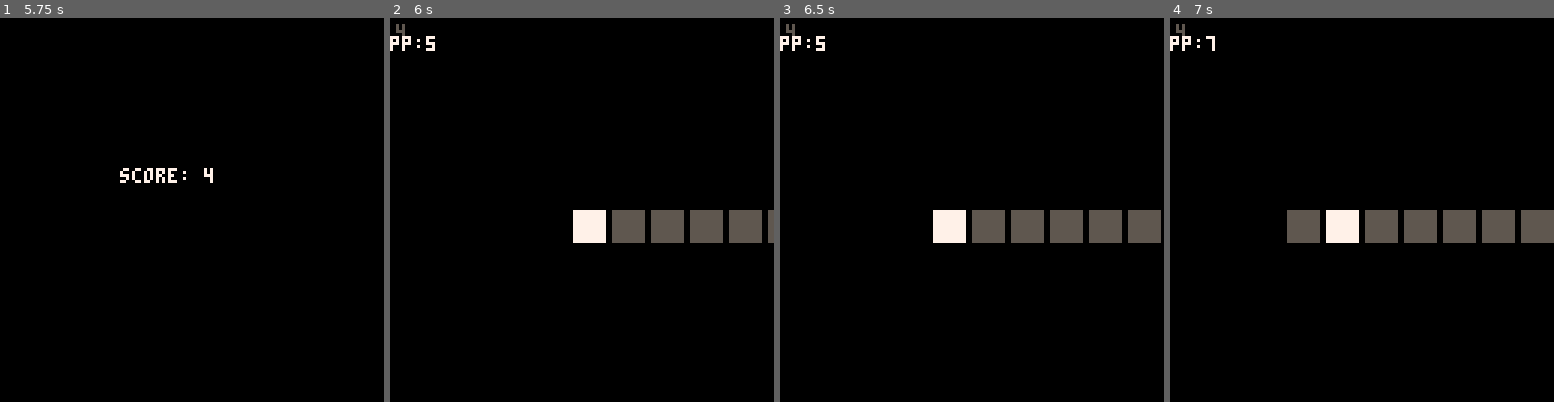
Above: before the commit, frames 1-4 (left to right).
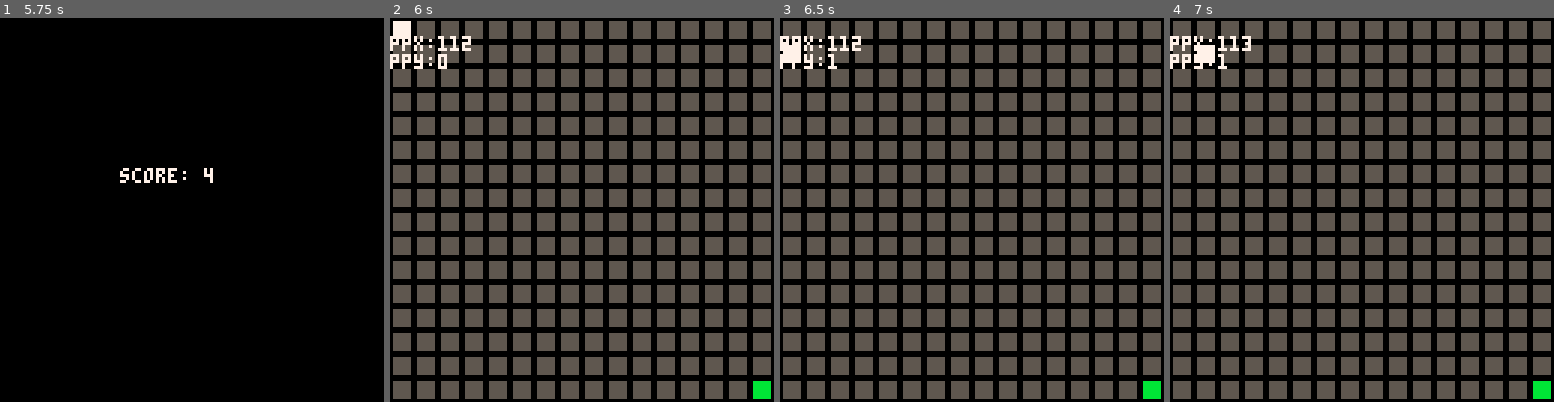
Above: after the commit, the same moments.

Repository: abemassry/dimensional-jump
Game: PICO-8 cartridge dimensional-jump.p8
The game is run twice, just before and just after one commit, with the same random seed, the same clock (stepped at 60 frames per second) and the same inputs.
Inputs:
- Up to frame 1 (5.75 s): tap X (X key) at 0.33, 1.07, 1.85, 2.97, 4.08, 5.2 s; tap O (Z key) at 0.7, 1.7, 2.1, 2.5, 2.9, 3.3, 3.7, 4.1, 4.5, 4.9, 5.3, 5.7 s; hold Right 1.6-2.1 s; hold Up 2.15-2.42 s; hold Right 2.47-3.03 s; hold Left 3.08-3.58 s; hold Down 3.63-3.97 s; hold Right 4.02-4.68 s; hold Up 4.73-5.03 s; hold Left 5.08-5.68 s; hold Down from 5.73 s (still down)
- Up to frame 2 (6 s): keep holding Down
- Up to frame 3 (6.5 s): release Down at 6.03 s; hold Right from 6.08 s (still down); tap O (Z key) at 6.1 s; tap X (X key) at 6.32 s
- Up to frame 4 (7 s): tap O (Z key) at 6.5, 6.9 s; release Right at 6.58 s; hold Right from 6.63 s (still down)

Frame 1 is identical in both runs. In frame 2, 57% of the frame differs, in the area x 0-100%, y 0-100%; in frame 3, 56%; in frame 4, 56%.

Commit message:
add end goal for 2d level, closes #2

Diff:
--- a/dimensional-jump.p8
+++ b/dimensional-jump.p8
@@ -263,7 +263,11 @@
 		dashed = false,
 		dashed_prev = false,
 		dash_dir = '+h',
+		tick_timer = 0,
+		end_timer = 0,
 		update=function(self)
+			self.tick_timer += 1
+			if (self.tick_timer > 60) self.tick_timer = 0
 			-- handle button presses
 			-- handle dash jump mechanic
 			self.dashed = false
@@ -344,7 +348,12 @@
 					end
 				end
 			end
-			control()
+			if (self.player_posx == 127 and self.player_posy == 15) then
+				self.end_timer += 1
+			else
+				control()
+			end
+
 			if (self.player_posx > 127) then
 				self.player_posx_prev = self.player_posx
 				self.player_posy_prev = self.player_posy
@@ -366,9 +375,7 @@
 				self.player_posy = 0
 			end
 			-- temp end
-			if (btn(5)) then
-				overlay_state = 4
-			end
+			-- 127,15
 		end,
 		draw=function(self)
 			-- draw items in here
@@ -376,7 +383,6 @@
 			mset(self.player_posx, self.player_posy, 254)
 			print('ppx:'..self.player_posx, 0, 6, 7)
 			print('ppy:'..self.player_posy, 0, 12, 7)
-			mset(127,15,249)
 			function dash_unset()
 				mset(self.player_posx_prev+1, self.player_posy_prev, 255)
 				mset(self.player_posx_prev-1, self.player_posy_prev, 255)
@@ -426,6 +432,11 @@
 				end
 			end
 
+			mset(127,15,249)
+			if (self.player_posx == 127 and self.player_posy == 15) then
+				mset(127,15,254)
+				if (self.end_timer > 40) overlay_state = 4
+			end
 
 		end
 	}
@@ -490,7 +501,7 @@
 	overlay_state = 1
 	transition_timer = 0
 
-	-- level = 1
+	level = 1
 	-- TODO: debug
 	if level == 0 then
 		if (reset_stage) then
